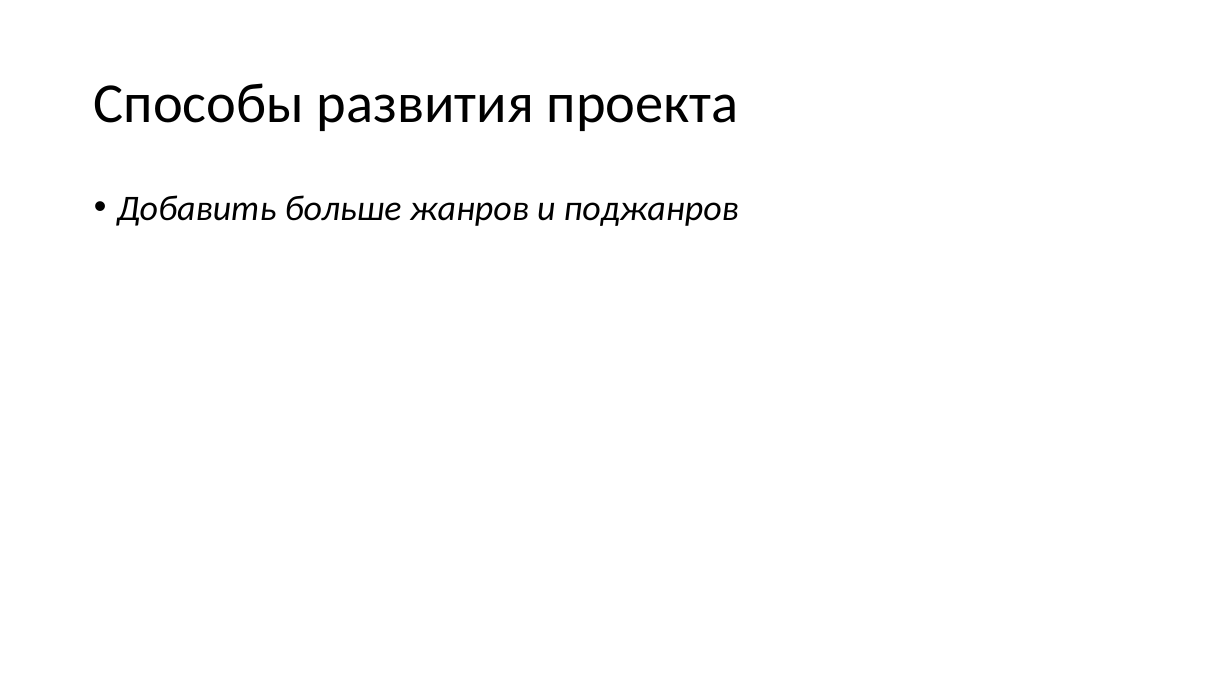
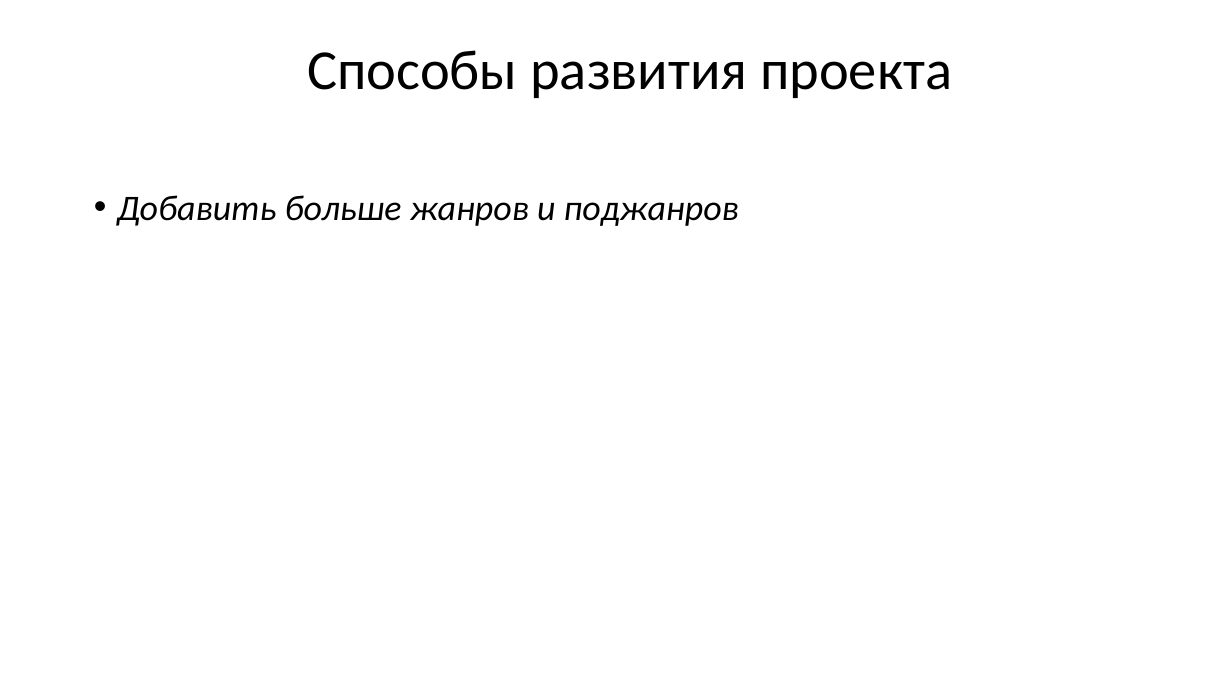
Before and after one commit to AlexPrasolov32/Proect, a slide deck: slide 5 of Шаблон.pptx. Drawn at 1232x693 pixels with LibreOffice and Linux fonts; fonts in the diff are those of the drawing; background and template pictures are left out. Boxes give left, top, right and bottom in pixels: in the first picture for what was removed or moved away, otherwise in the second. Text is boxed around its words. In the diff, an @@ line names an element or a change of style, - is before the commit and + after.

```diff
--- a/Шаблон.pptx
+++ b/Шаблон.pptx
@@ text "Способы развития проекта": place and size @@
-text "Способы развития проекта" at (94, 83, 739, 131)
+text "Способы развития проекта" at (307, 50, 952, 98)
```
Also in this commit, not shown: 4 other slides changed.
